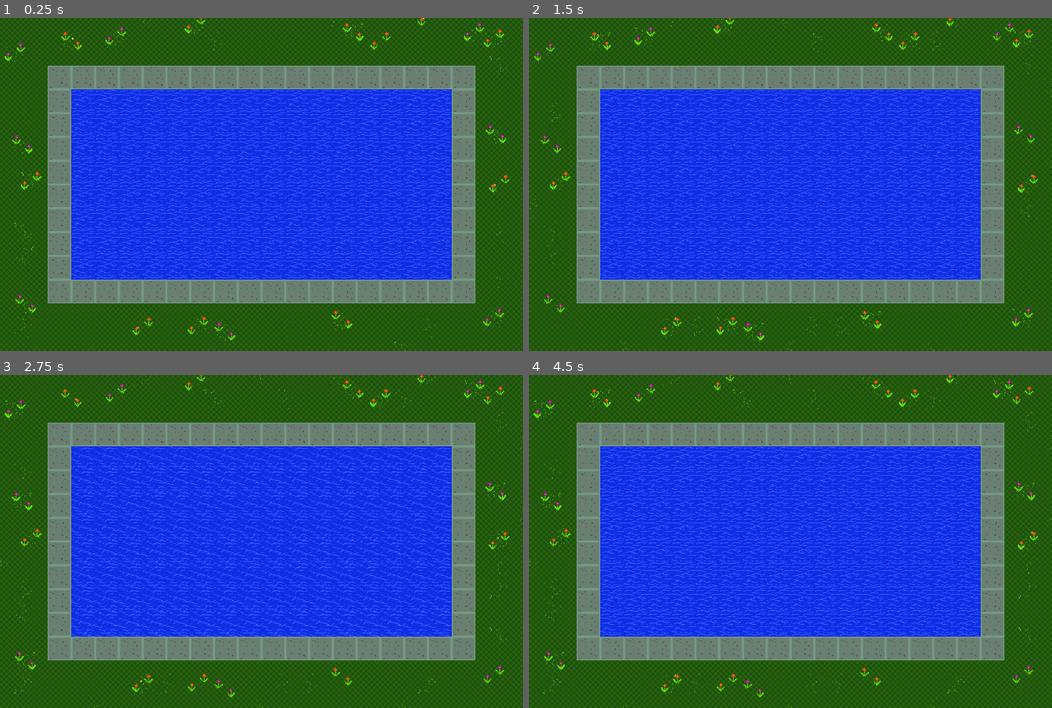
Above: before the commit, frames 1-4 (two rows, left to right).
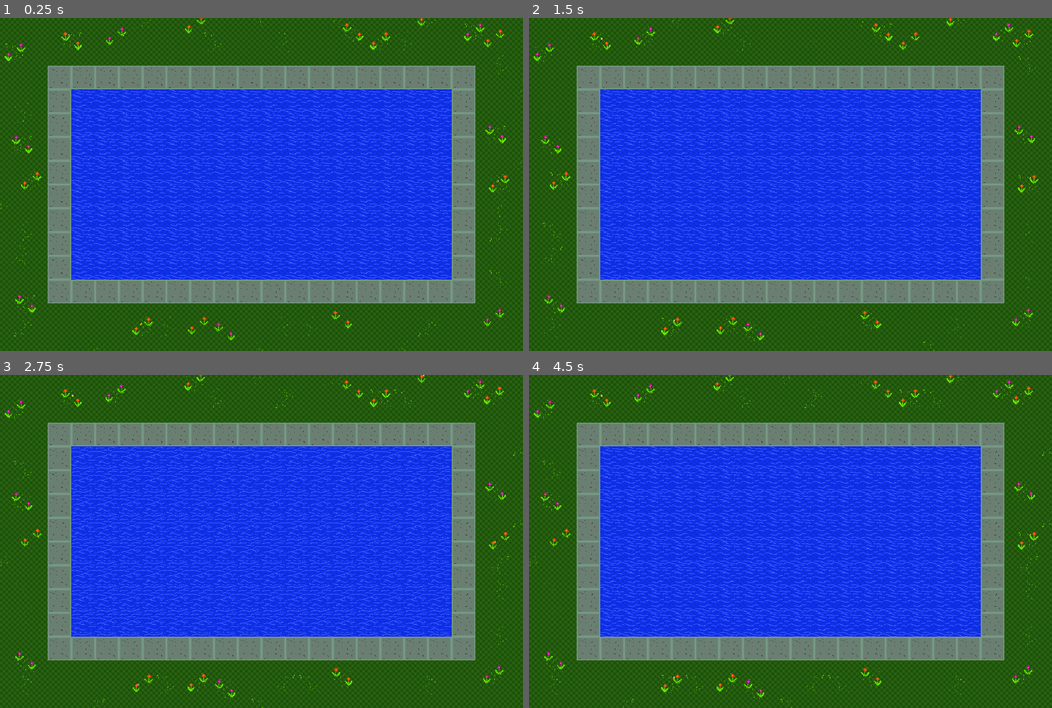
Above: after the commit, the same moments.

Repository: Plukers/ldjam42
Game: Godot game, scene res://Game.tscn
Two runs of this game, one before a commit and one after it. Both use one fixed random seed, a clock stepped at 60 frames per second and the inputs below.
Inputs (mouse positions are in pixels of both pictures, inside the frame that each line leads up to):
- Up to frame 1 (0.25 s): no input
- Up to frame 2 (1.5 s): move the mouse to (905, 167) at 0.52 s; press the mouse at (905, 167) at 0.53 s; tap Enter at 1.25 s; move the mouse to (685, 201) at 1.27 s; release the mouse at (685, 201) at 1.28 s; click (685, 201) at 1.35 s
- Up to frame 3 (2.75 s): move the mouse to (313, 468) at 2.02 s; press the mouse at (313, 468) at 2.03 s
- Up to frame 4 (4.5 s): tap Space at 2.75 s; move the mouse to (764, 608) at 2.77 s; release the mouse at (764, 608) at 2.78 s; click (764, 608) at 2.85 s; move the mouse to (947, 591) at 3.52 s; press the mouse at (947, 591) at 3.53 s; tap Enter at 4.25 s; move the mouse to (633, 491) at 4.27 s; release the mouse at (633, 491) at 4.28 s; click (633, 491) at 4.35 s

The runs differ from the first frame. In frame 1, 10% of the frame differs, in the area x 0-100%, y 0-100%; in frame 2, 10%; in frame 3, 8.9%; in frame 4, 10%.

Commit message:
animated swimmer

Diff:
--- a/Pool/Pool.tscn
+++ b/Pool/Pool.tscn
@@ -59,107 +59,109 @@
 
 [node name="Flowers" parent="Art/Flowers" index="0" instance=ExtResource( 2 )]
 
-frame = 0
+frame = 1
 
 [node name="Flowers2" parent="Art/Flowers" index="1" instance=ExtResource( 2 )]
 
 position = Vector2( 1334.04, 314.673 )
-frame = 0
+frame = 1
 flip_h = true
 
 [node name="Flowers3" parent="Art/Flowers" index="2" instance=ExtResource( 2 )]
 
 position = Vector2( 59.4024, 341.938 )
-frame = 0
+frame = 1
 flip_h = true
 
 [node name="Flowers4" parent="Art/Flowers" index="3" instance=ExtResource( 2 )]
 
 position = Vector2( 1277.23, 39.7519 )
-frame = 0
+frame = 1
 
 [node name="Flowers5" parent="Art/Flowers" index="4" instance=ExtResource( 2 )]
 
 position = Vector2( 68.4907, 771.36 )
-frame = 0
+frame = 1
 flip_h = true
 
 [node name="Flowers6" parent="Art/Flowers" index="5" instance=ExtResource( 2 )]
 
 position = Vector2( 604.7, 846.338 )
-frame = 2
 flip_h = true
 
 [node name="Flowers7" parent="Art/Flowers" index="6" instance=ExtResource( 2 )]
 
 position = Vector2( 1329.49, 807.713 )
-frame = 2
 
 [node name="Flowers8" parent="Art/Flowers" index="7" instance=ExtResource( 2 )]
 
 position = Vector2( 311.603, 51.1123 )
-frame = 2
 
 [node name="Flowers9" parent="Art/Flowers" index="8" instance=ExtResource( 3 )]
 
 position = Vector2( 524.57, 20.4356 )
+frame = 3
 _sections_unfolded = [ "Transform" ]
 
 [node name="Flowers10" parent="Art/Flowers" index="9" instance=ExtResource( 3 )]
 
 position = Vector2( 1329.6, 57.1796 )
+frame = 3
 _sections_unfolded = [ "Transform" ]
 
 [node name="Flowers11" parent="Art/Flowers" index="10" instance=ExtResource( 3 )]
 
 position = Vector2( 920.403, 813.772 )
+frame = 3
 flip_h = true
 _sections_unfolded = [ "Transform" ]
 
 [node name="Flowers12" parent="Art/Flowers" index="11" instance=ExtResource( 3 )]
 
 position = Vector2( 532.921, 830.474 )
+frame = 3
 _sections_unfolded = [ "Transform" ]
 
 [node name="Flowers13" parent="Art/Flowers" index="12" instance=ExtResource( 3 )]
 
 position = Vector2( 83.6417, 439.651 )
-frame = 1
 _sections_unfolded = [ "Transform" ]
 
 [node name="Flowers14" parent="Art/Flowers" index="13" instance=ExtResource( 3 )]
 
 position = Vector2( 950.467, 40.4778 )
-frame = 1
 flip_h = true
 _sections_unfolded = [ "Transform" ]
 
 [node name="Flowers15" parent="Art/Flowers" index="14" instance=ExtResource( 3 )]
 
 position = Vector2( 1024, 64 )
-frame = 3
+frame = 0
 _sections_unfolded = [ "Transform" ]
 
 [node name="Flowers16" parent="Art/Flowers" index="15" instance=ExtResource( 4 )]
 
 position = Vector2( 192, 64 )
+frame = 5
+flip_h = true
+_sections_unfolded = [ "Transform" ]
+
+[node name="Flowers17" parent="Art/Flowers" index="16" instance=ExtResource( 4 )]
+
+position = Vector2( 384, 832 )
 frame = 4
-flip_h = true
-_sections_unfolded = [ "Transform" ]
-
-[node name="Flowers17" parent="Art/Flowers" index="16" instance=ExtResource( 4 )]
-
-position = Vector2( 384, 832 )
 _sections_unfolded = [ "Transform" ]
 
 [node name="Flowers18" parent="Art/Flowers" index="17" instance=ExtResource( 4 )]
 
 position = Vector2( 1152, 0 )
+frame = 4
 _sections_unfolded = [ "Transform" ]
 
 [node name="Flowers19" parent="Art/Flowers" index="18" instance=ExtResource( 4 )]
 
 position = Vector2( 1344, 448 )
+frame = 4
 _sections_unfolded = [ "Transform" ]
 
 [node name="Water" type="Node2D" parent="Art" index="2"]
@@ -169,7 +171,7 @@
 [node name="Water" parent="Art/Water" index="0" instance=ExtResource( 5 )]
 
 position = Vector2( 704, 448 )
-frame = 2
+frame = 0
 
 [node name="Meadow" type="Node2D" parent="Art" index="3"]
 
@@ -178,157 +180,152 @@
 [node name="Meadow" parent="Art/Meadow" index="0" instance=ExtResource( 6 )]
 
 position = Vector2( 384, 0 )
-frame = 1
 _sections_unfolded = [ "Transform" ]
 
 [node name="Meadow2" parent="Art/Meadow" index="1" instance=ExtResource( 6 )]
 
 position = Vector2( 576, 64 )
-frame = 0
+frame = 1
 _sections_unfolded = [ "Transform" ]
 
 [node name="Meadow23" parent="Art/Meadow" index="2" instance=ExtResource( 6 )]
 
 position = Vector2( 704, 0 )
-frame = 3
+frame = 0
 flip_h = true
 _sections_unfolded = [ "Transform" ]
 
 [node name="Meadow24" parent="Art/Meadow" index="3" instance=ExtResource( 6 )]
 
 position = Vector2( 768, 64 )
-frame = 3
+frame = 0
 flip_v = true
 _sections_unfolded = [ "Transform" ]
 
 [node name="Meadow3" parent="Art/Meadow" index="4" instance=ExtResource( 6 )]
 
 position = Vector2( 896, 0 )
-frame = 0
+frame = 1
 _sections_unfolded = [ "Transform" ]
 
 [node name="Meadow4" parent="Art/Meadow" index="5" instance=ExtResource( 6 )]
 
 position = Vector2( 1088, 64 )
-frame = 3
+frame = 0
 _sections_unfolded = [ "Transform" ]
 
 [node name="Meadow5" parent="Art/Meadow" index="6" instance=ExtResource( 6 )]
 
 position = Vector2( 64, 256 )
-frame = 3
+frame = 0
 _sections_unfolded = [ "Transform" ]
 
 [node name="Meadow6" parent="Art/Meadow" index="7" instance=ExtResource( 6 )]
 
 position = Vector2( 0, 512 )
-frame = 3
+frame = 0
 flip_v = true
 _sections_unfolded = [ "Transform" ]
 
 [node name="Meadow7" parent="Art/Meadow" index="8" instance=ExtResource( 6 )]
 
 position = Vector2( 64, 576 )
-frame = 1
 _sections_unfolded = [ "Transform" ]
 
 [node name="Meadow8" parent="Art/Meadow" index="9" instance=ExtResource( 6 )]
 
 position = Vector2( 64, 640 )
-frame = 1
 flip_h = true
 _sections_unfolded = [ "Transform" ]
 
 [node name="Meadow9" parent="Art/Meadow" index="10" instance=ExtResource( 6 )]
 
 position = Vector2( 64, 832 )
-frame = 0
+frame = 1
 flip_v = true
 _sections_unfolded = [ "Transform" ]
 
 [node name="Meadow10" parent="Art/Meadow" index="11" instance=ExtResource( 6 )]
 
 position = Vector2( 256, 896 )
-frame = 3
+frame = 0
 flip_h = true
 _sections_unfolded = [ "Transform" ]
 
 [node name="Meadow11" parent="Art/Meadow" index="12" instance=ExtResource( 6 )]
 
 position = Vector2( 448, 832 )
-frame = 3
+frame = 0
 _sections_unfolded = [ "Transform" ]
 
 [node name="Meadow12" parent="Art/Meadow" index="13" instance=ExtResource( 6 )]
 
 position = Vector2( 704, 896 )
-frame = 3
+frame = 0
 _sections_unfolded = [ "Transform" ]
 
 [node name="Meadow13" parent="Art/Meadow" index="14" instance=ExtResource( 6 )]
 
 position = Vector2( 768, 832 )
-frame = 3
+frame = 0
 flip_h = true
 _sections_unfolded = [ "Transform" ]
 
 [node name="Meadow14" parent="Art/Meadow" index="15" instance=ExtResource( 6 )]
 
 position = Vector2( 832, 832 )
-frame = 3
+frame = 0
 _sections_unfolded = [ "Transform" ]
 
 [node name="Meadow15" parent="Art/Meadow" index="16" instance=ExtResource( 6 )]
 
 position = Vector2( 1088, 896 )
-frame = 1
 _sections_unfolded = [ "Transform" ]
 
 [node name="Meadow16" parent="Art/Meadow" index="17" instance=ExtResource( 6 )]
 
 position = Vector2( 1152, 832 )
-frame = 0
+frame = 1
 flip_v = true
 _sections_unfolded = [ "Transform" ]
 
 [node name="Meadow17" parent="Art/Meadow" index="18" instance=ExtResource( 6 )]
 
 position = Vector2( 1344, 704 )
-frame = 0
+frame = 1
 _sections_unfolded = [ "Transform" ]
 
 [node name="Meadow18" parent="Art/Meadow" index="19" instance=ExtResource( 6 )]
 
 position = Vector2( 1344, 576 )
-frame = 0
+frame = 1
 flip_v = true
 _sections_unfolded = [ "Transform" ]
 
 [node name="Meadow19" parent="Art/Meadow" index="20" instance=ExtResource( 6 )]
 
 position = Vector2( 1344, 512 )
-frame = 3
+frame = 0
 flip_h = true
 _sections_unfolded = [ "Transform" ]
 
 [node name="Meadow20" parent="Art/Meadow" index="21" instance=ExtResource( 6 )]
 
 position = Vector2( 1408, 384 )
-frame = 3
+frame = 0
 flip_v = true
 _sections_unfolded = [ "Transform" ]
 
 [node name="Meadow21" parent="Art/Meadow" index="22" instance=ExtResource( 6 )]
 
 position = Vector2( 1408, 192 )
-frame = 3
+frame = 0
 flip_v = true
 _sections_unfolded = [ "Transform" ]
 
 [node name="Meadow22" parent="Art/Meadow" index="23" instance=ExtResource( 6 )]
 
 position = Vector2( 1344, 128 )
-frame = 1
 _sections_unfolded = [ "Transform" ]
 
 [node name="PoolBorder" type="StaticBody2D" parent="." index="1"]
--- a/Swimmer/Swimmer.tscn
+++ b/Swimmer/Swimmer.tscn
@@ -1,8 +1,20 @@
-[gd_scene load_steps=6 format=2]
+[gd_scene load_steps=10 format=2]
 
 [ext_resource path="res://Swimmer/Swimmer.gd" type="Script" id=1]
-[ext_resource path="res://Assets/tire.png" type="Texture" id=2]
-[ext_resource path="res://Swimmer/ForceArrow.tscn" type="PackedScene" id=3]
+[ext_resource path="res://Assets/Swimmer/swim/sprite_Swimmer0.png" type="Texture" id=2]
+[ext_resource path="res://Assets/Swimmer/swim/sprite_Swimmer1.png" type="Texture" id=3]
+[ext_resource path="res://Assets/Swimmer/swim/sprite_Swimmer2.png" type="Texture" id=4]
+[ext_resource path="res://Assets/Swimmer/swim/sprite_Swimmer3.png" type="Texture" id=5]
+[ext_resource path="res://Swimmer/ForceArrow.tscn" type="PackedScene" id=6]
+
+[sub_resource type="SpriteFrames" id=3]
+
+animations = [ {
+"frames": [ ExtResource( 2 ), ExtResource( 3 ), ExtResource( 4 ), ExtResource( 5 ) ],
+"loop": true,
+"name": "swim",
+"speed": 2.0
+} ]
 
 [sub_resource type="CapsuleShape2D" id=1]
 
@@ -13,7 +25,7 @@
 [sub_resource type="RectangleShape2D" id=2]
 
 custom_solver_bias = 0.0
-extents = Vector2( 19.389, 11.6697 )
+extents = Vector2( 19.389, 16.6444 )
 
 [node name="Swimmer" type="RigidBody2D" index="0"]
 
@@ -41,20 +53,26 @@
 speed = 5.0
 initial_force_magnitude = 40.0
 
-[node name="Sprite" type="Sprite" parent="." index="0"]
+[node name="AnimatedSprite" type="AnimatedSprite" parent="." index="0"]
 
-texture = ExtResource( 2 )
-_sections_unfolded = [ "Region", "Transform", "Z Index" ]
+position = Vector2( 1.36489, -17.5761 )
+scale = Vector2( 1.22316, 1.15797 )
+frames = SubResource( 3 )
+animation = "swim"
+frame = 3
+playing = true
 
 [node name="CollisionShape2D" type="CollisionShape2D" parent="." index="1"]
 
 rotation = 1.5708
 shape = SubResource( 1 )
 _sections_unfolded = [ "Transform", "Z Index" ]
+__meta__ = {
+"_edit_lock_": true
+}
 
 [node name="Area2D" type="Area2D" parent="." index="2"]
 
-editor/display_folded = true
 input_pickable = true
 gravity_vec = Vector2( 0, 1 )
 gravity = 98.0
@@ -65,12 +83,16 @@
 audio_bus_override = false
 audio_bus_name = "Master"
 _sections_unfolded = [ "Collision" ]
+__meta__ = {
+"_edit_lock_": true
+}
 
 [node name="CollisionShape2D" type="CollisionShape2D" parent="Area2D" index="0"]
 
+position = Vector2( 0.231964, -4.17536 )
 shape = SubResource( 2 )
 
-[node name="ForceArrow" parent="." index="3" instance=ExtResource( 3 )]
+[node name="ForceArrow" parent="." index="3" instance=ExtResource( 6 )]
 
 [node name="Move" type="Tween" parent="." index="4"]
 
Binary file added: Assets/Swimmer/swim/sprite_Swimmer0.png
Not shown, added: Assets/Swimmer/swim/sprite_Swimmer0.png.import
Binary file added: Assets/Swimmer/swim/sprite_Swimmer1.png
Not shown, added: Assets/Swimmer/swim/sprite_Swimmer1.png.import
Binary file added: Assets/Swimmer/swim/sprite_Swimmer2.png
Not shown, added: Assets/Swimmer/swim/sprite_Swimmer2.png.import
Binary file added: Assets/Swimmer/swim/sprite_Swimmer3.png
Not shown, added: Assets/Swimmer/swim/sprite_Swimmer3.png.import
